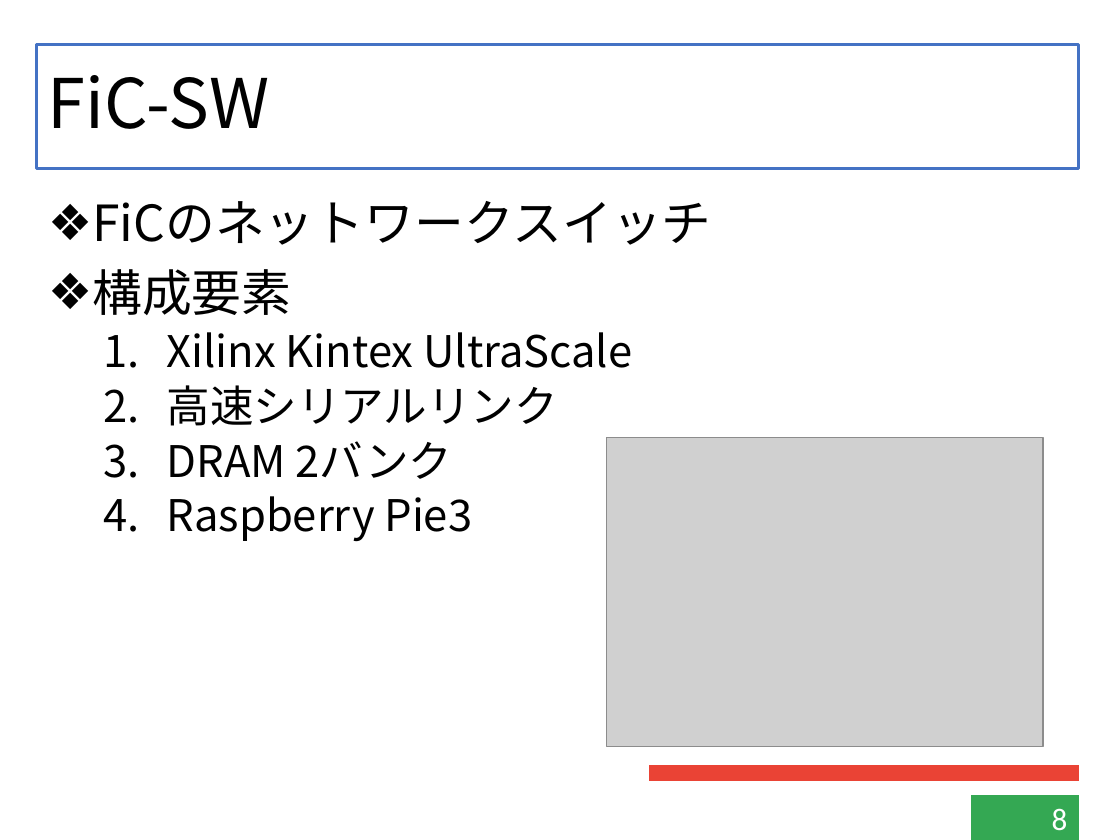
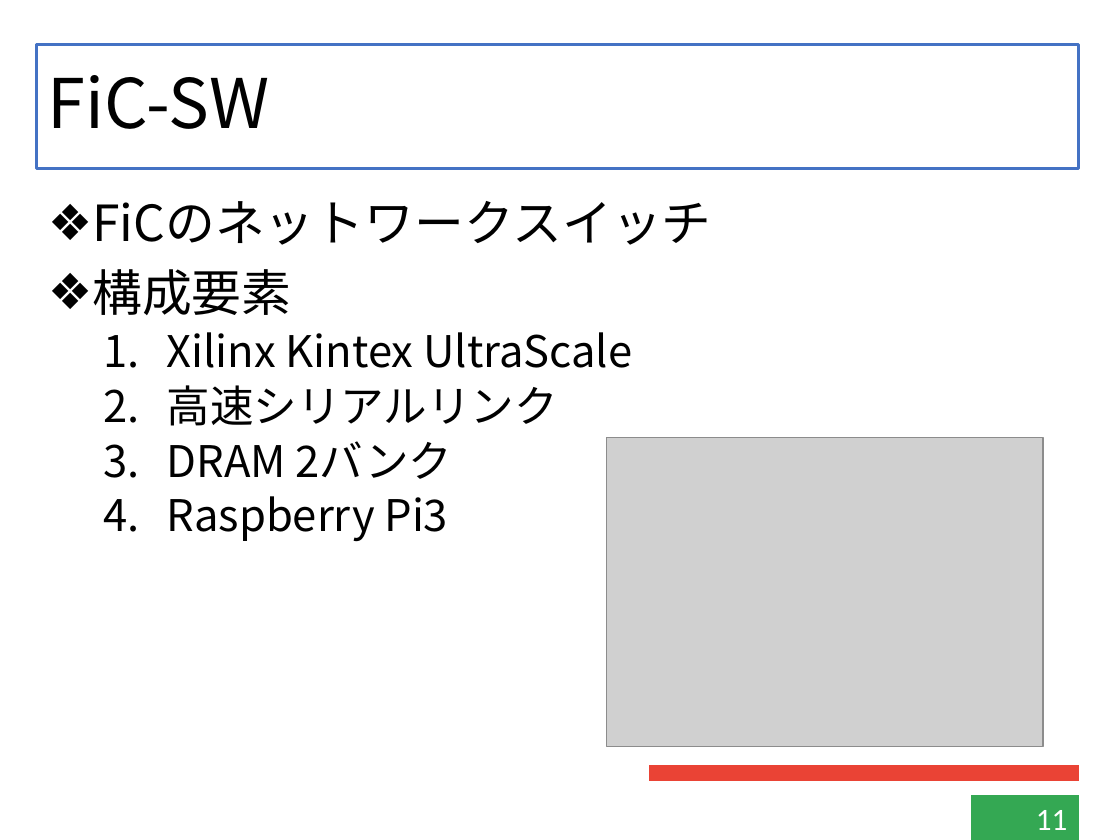
Before and after one commit to kensuke-iizuka/thesis, a slide deck: slide 11 of slide/graduate.pptx (slide 8 before the commit). Drawn at 1120x840 pixels with LibreOffice and Linux fonts; fonts in the diff are those of the drawing; grey boxes stand for pictures. Boxes give left, top, right and bottom in pixels: in the first picture for what was removed or moved away, otherwise in the second. Text is boxed around its words. In the diff, an @@ line names an element or a change of style, - is before the commit and + after.

Commit message:
Fix typo

```diff
--- a/slide/graduate.pptx
+++ b/slide/graduate.pptx
@@ text at box(167, 496, 448, 542): text changed @@
-  4. Raspberry Pie3
+  4. Raspberry Pi3
@@ page number at box(1036, 810, 1068, 830): text changed @@
-8
+11
```
Also in this commit, not shown: 8 slides added.
